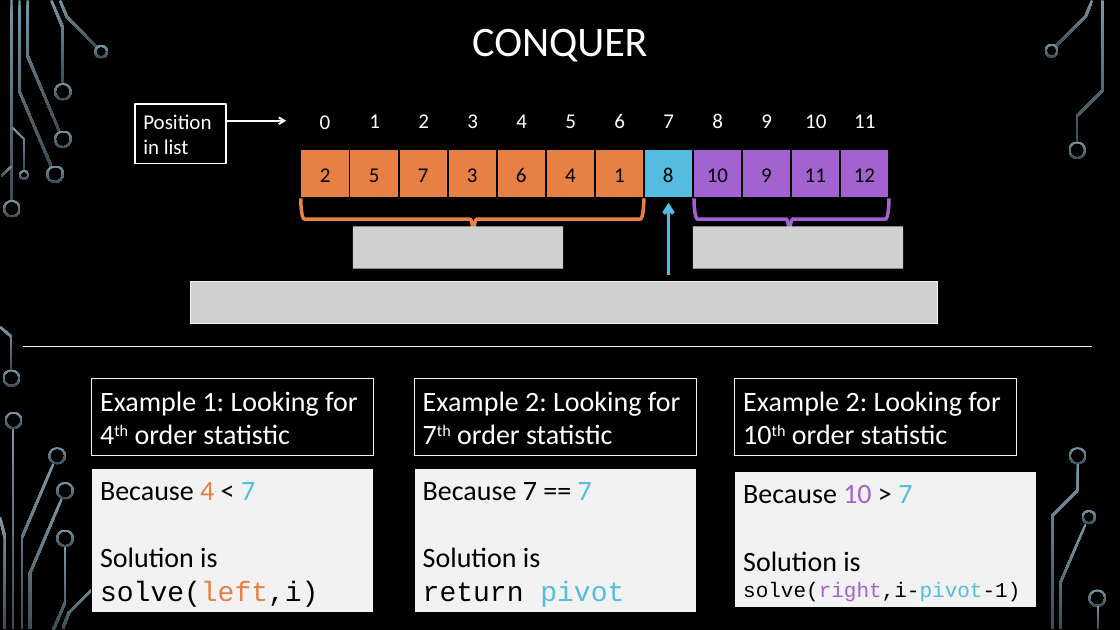
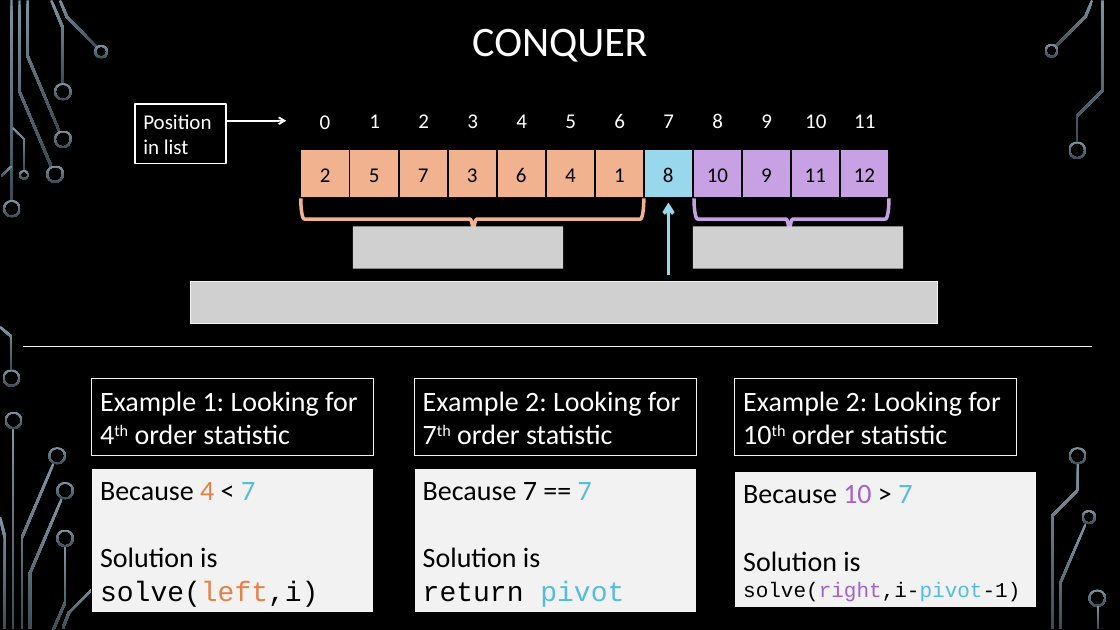
Before and after one commit to markfloryan/dsa2, a slide deck: slide 11 of slides/02-5-Quickselect.pptx. Drawn at 1120x630 pixels with LibreOffice and Linux fonts; fonts in the diff are those of the drawing; grey boxes stand for pictures; background and template pictures are left out. Boxes give left, top, right and bottom in pixels: in the first picture for what was removed or moved away, otherwise in the second. Text is boxed around its words. In the diff, an @@ line names an element or a change of style, - is before the commit and + after.

```diff
--- a/slides/02-5-Quickselect.pptx
+++ b/slides/02-5-Quickselect.pptx
@@ fill #E78045 to #F1B38F in 7 elements at box(301, 150, 350, 198), box(350, 150, 398, 198), box(399, 150, 448, 198), box(448, 150, 497, 198), box(497, 150, 545, 198), box(546, 150, 595, 198), box(595, 150, 644, 198) @@
@@ rectangle "8" at box(644, 150, 693, 198): fill #54BCDF to #98D7EC @@
@@ fill #A262D0 to #C7A1E3 in 4 elements at box(693, 150, 742, 198), box(742, 150, 791, 198), box(791, 150, 840, 198), box(840, 150, 889, 198) @@
@@ right brace at box(301, 199, 644, 240): outline #E78045 3 pt to #F1B38F 3 pt @@
@@ arrow (669, 275) - (669, 202): stroke #54BCDF 3 pt to #98D7EC 3 pt @@
@@ right brace at box(694, 199, 889, 240): outline #A262D0 3 pt to #C7A1E3 3 pt @@
```
Also in this commit, not shown: 12 other slides changed, 3 other files.
